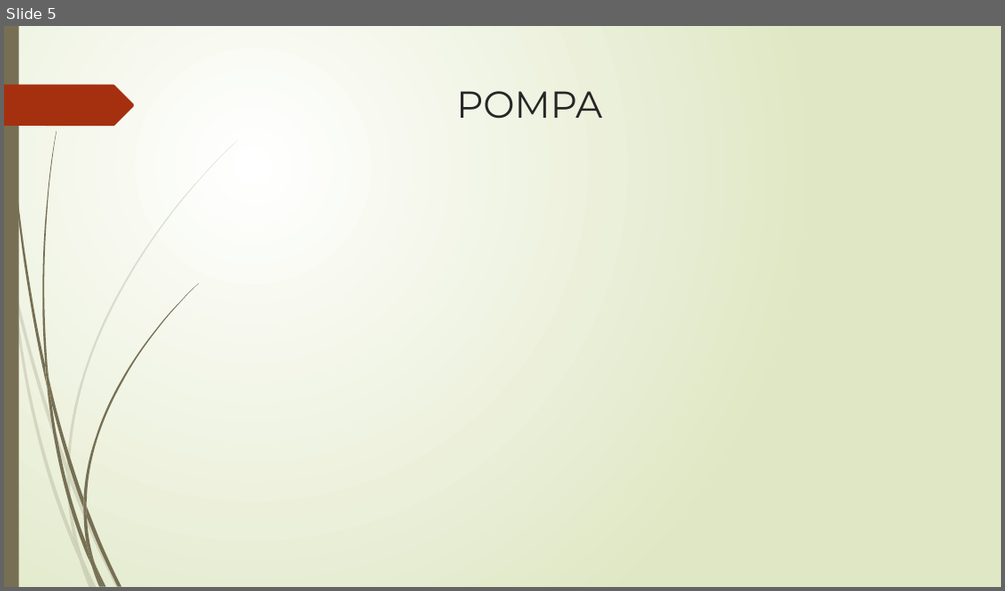
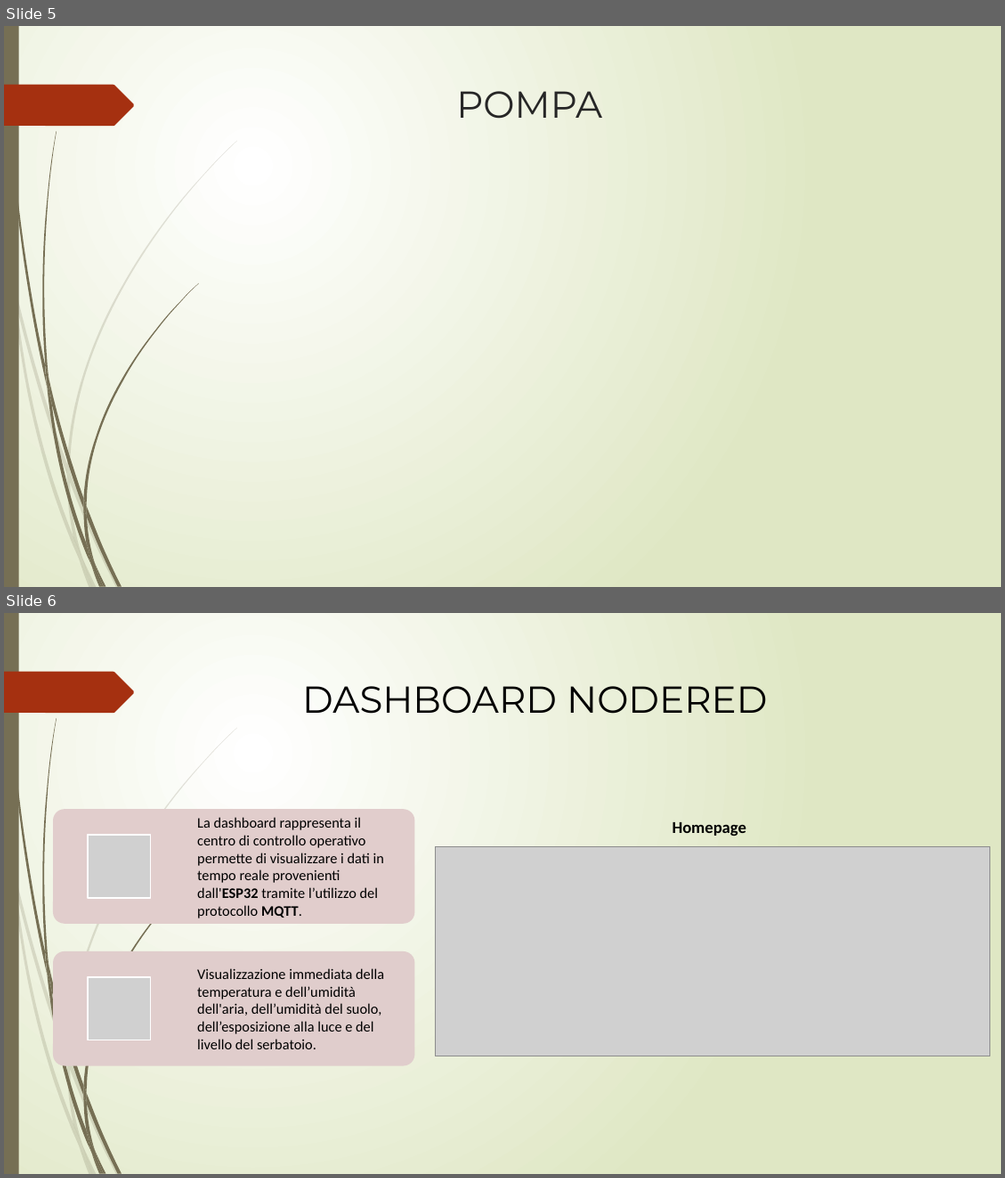
Before and after one commit to goldeneas/potxii, a slide deck: docs/Smart Garden.pptx. Shown one above the other, each under a label of ours: slide 5 before the commit, slides 5 and 6 after it. The pictures are 1005x591 and 1005x1178 pixels, drawn with LibreOffice and Linux fonts; fonts in the diff are those of the drawing; grey boxes stand for pictures. Boxes give left, top, right and bottom in pixels: in the first picture for what was removed or moved away, otherwise in the second. Text is boxed around its words. In the diff, an @@ line names an element or a change of style, - is before the commit and + after.

Commit message:
Agiunta sezione per la dashboard nel pptx

```diff
--- a/docs/Smart Garden.pptx
+++ b/docs/Smart Garden.pptx
@@ slide 6 added at (4,613,1001,1174), background gradient #FFFFFF to #DFE8C4; not listed: 24 template elements that a slide beside it also shows @@
@@ text added at (302,686,767,714), 36 pt, text #000000 @@
+DASHBOARD NODERED
@@ text added at (672,822,746,835), 16 pt, text #000000, bold @@
+Homepage
@@ picture added at (436,846,990,1055) @@
@@ group added at (53,809,415,1065): 2 rounded rectangles, 2 pictures, 2 texts @@
+La dashboard rappresenta il centro di controllo operativo permette di visualizzare i dati in tempo reale provenienti dall'ESP32 tramite l’utilizzo del protocollo MQTT.
+Visualizzazione immediata della temperatura e dell’umidità dell'aria, dell’umidità del suolo, dell’esposizione alla luce e del livello del serbatoio.
```
Also in this commit, not shown: 1 slide changed, 1 other slide added, 1 slide removed.
